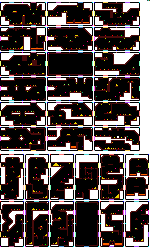
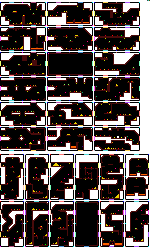
The second 150 × 248 image is a revision of the first. Changes to its layers:
painted on "evil_temple.png" over (2, 216, 13, 227)
